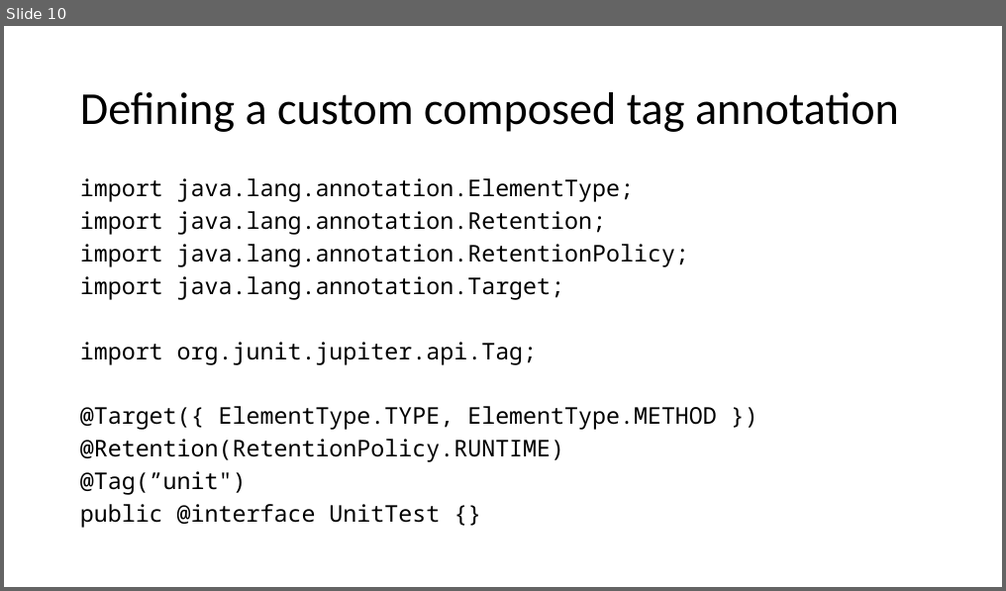
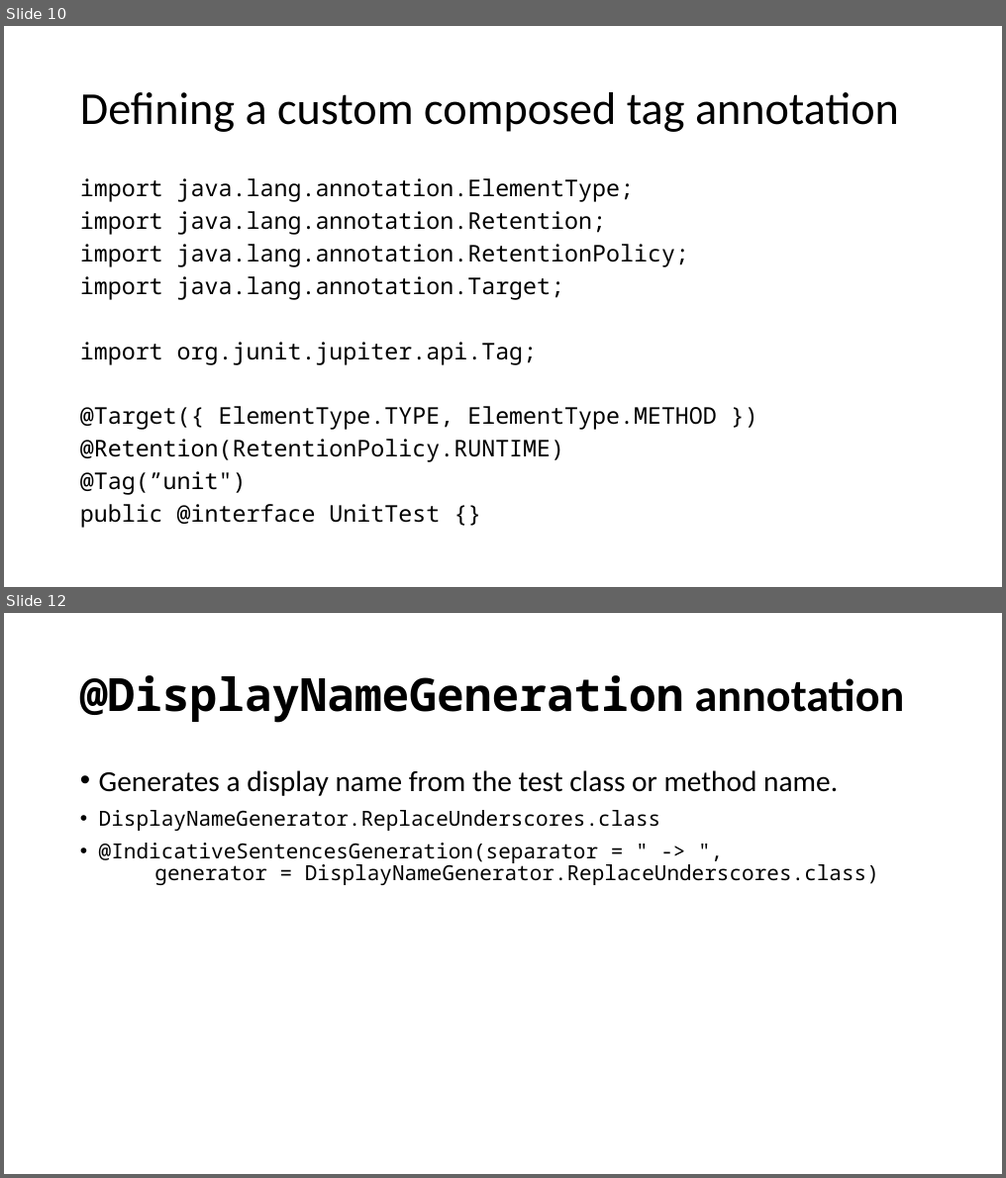
Before and after one commit to cebartling/test-driven, a slide deck: presentations/Introduction to JUnit 5.pptx. Shown one above the other, each under a label of ours: slide 10 before the commit, slides 10 and 12 after it; the slides between them are not shown. The pictures are 1006x591 and 1006x1178 pixels, drawn with LibreOffice and Linux fonts; fonts in the diff are those of the drawing. Boxes give left, top, right and bottom in pixels: in the first picture for what was removed or moved away, otherwise in the second. Text is boxed around its words. In the diff, an @@ line names an element or a change of style, - is before the commit and + after.

```diff
--- a/presentations/Introduction to JUnit 5.pptx
+++ b/presentations/Introduction to JUnit 5.pptx
@@ slide 12 added at (x1=4, y1=613, x2=1002, y2=1174), background #FFFFFF @@
@@ title added at (x1=80, y1=675, x2=905, y2=723), 44 pt, text #000000, bold @@
+@DisplayNameGeneration annotation
@@ text added at (x1=99, y1=770, x2=879, y2=885), 20 pt, text #000000 @@
+• Generates a display name from the test class or method name.
+• DisplayNameGenerator.ReplaceUnderscores.class
+• @IndicativeSentencesGeneration(separator = " -> ",
+  generator = DisplayNameGenerator.ReplaceUnderscores.class)
```
Also in this commit, not shown: 2 slides changed, 9 other slides added, 2 slides removed.
